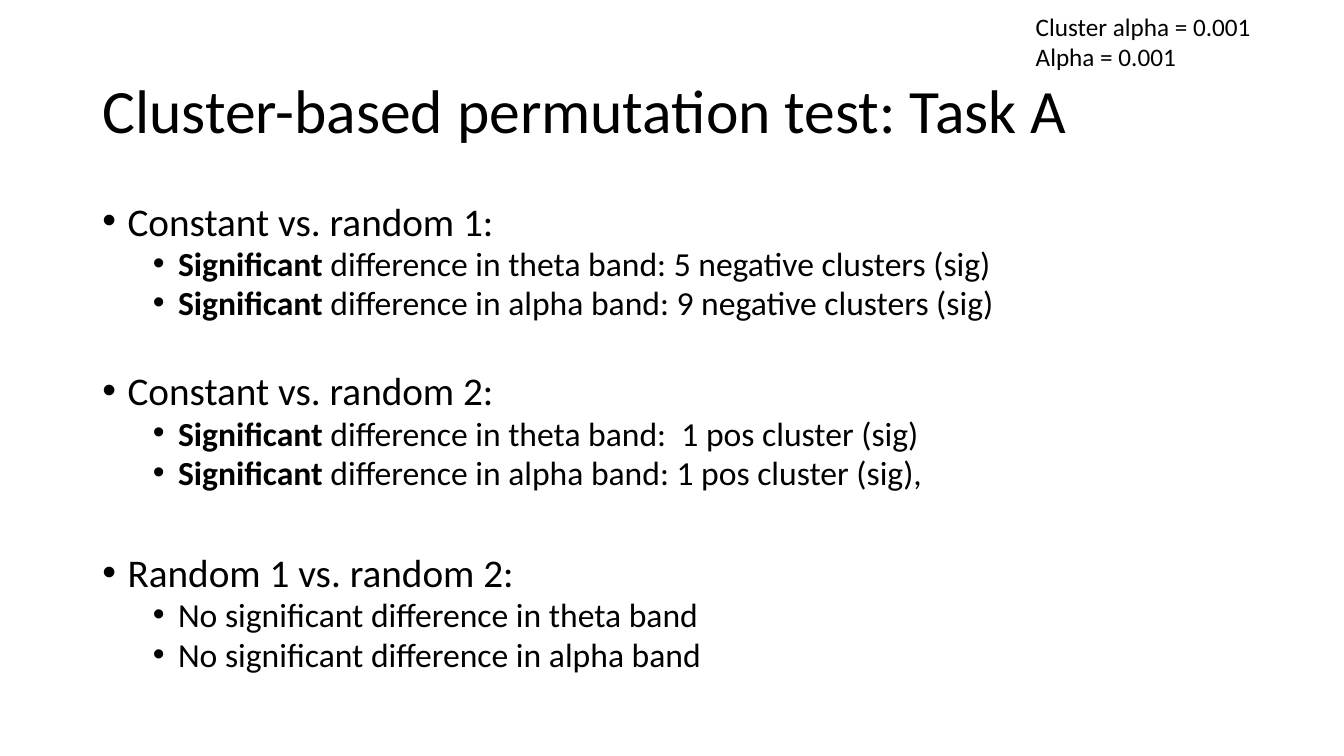
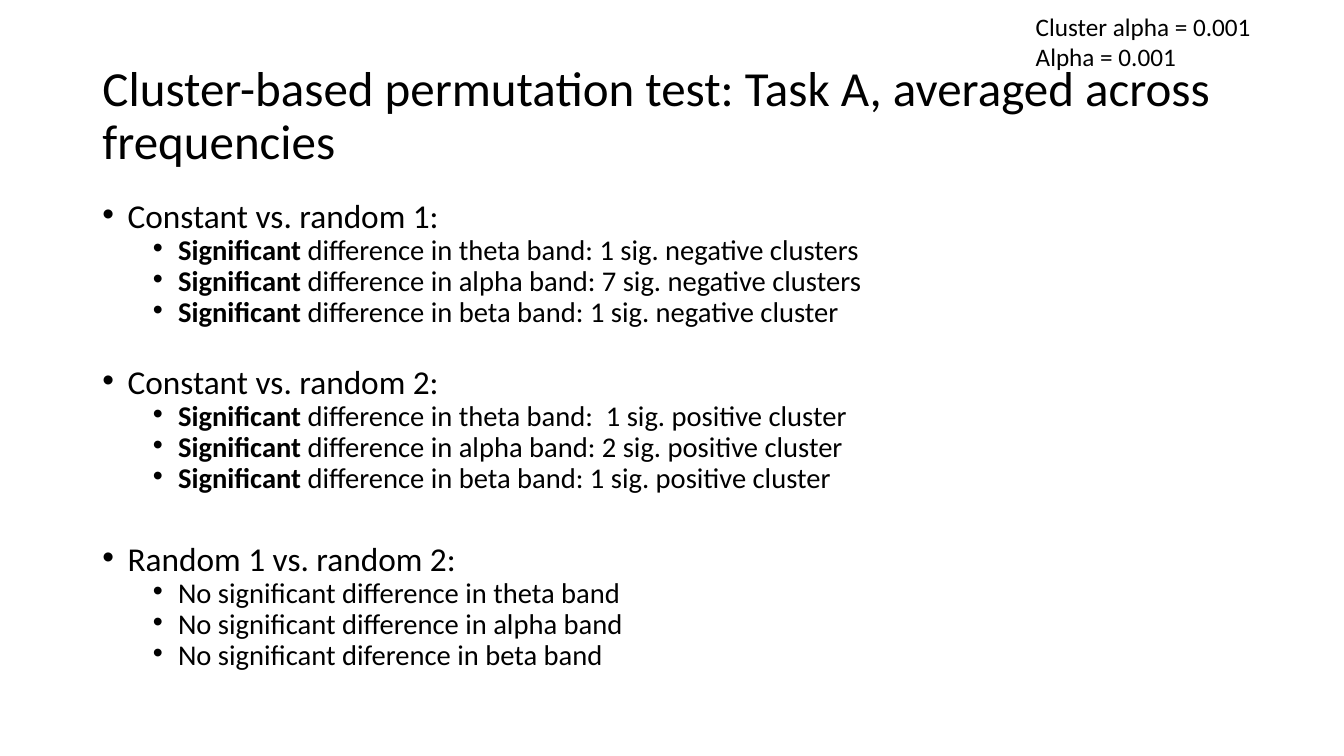
Before and after one commit to SaWilk/Emulation-Data-Analysis, a slide deck: slide 11 of 220826_update_dataanalyses.pptx. Drawn at 1344x756 pixels with LibreOffice and Linux fonts; fonts in the diff are those of the drawing. Boxes give left, top, right and bottom in pixels: in the first picture for what was removed or moved away, otherwise in the second. Text is boxed around its words. In the diff, an @@ line names an element or a change of style, - is before the commit and + after.

```diff
--- a/220826_update_dataanalyses.pptx
+++ b/220826_update_dataanalyses.pptx
@@ title at <box>102,66,1210,167</box>: text changed; size 44 to 35 pt @@
-Cluster-based permutation test: Task A
+Cluster-based permutation test: Task A, averaged across frequencies
@@ text at <box>128,205,623,639</box>: size 28 to 23.8 pt in "Constant vs. random 1:", "Constant vs. random 2:", "Random 1 vs. random 2:"; size 24 to 20.4 pt in "No significant difference in theta band", "No significant difference in alpha band"; line spacing 0.8 to 0.7 @@
@@ text at <box>178,240,861,327</box>: text changed; size 24 to 20.4 pt @@
-  • Significant difference in theta band: 5 negative clusters (sig)
-  • Significant difference in alpha band: 9 negative clusters (sig)
+  • Significant difference in theta band: 1 sig. negative clusters
+  • Significant difference in alpha band: 7 sig. negative clusters
+  • Significant difference in beta band: 1 sig. negative cluster
@@ text at <box>178,406,847,493</box>: text changed; size 24 to 20.4 pt @@
-  • Significant difference in theta band: 1 pos cluster (sig)
-  • Significant difference in alpha band: 1 pos cluster (sig),
+  • Significant difference in theta band: 1 sig. positive cluster
+  • Significant difference in alpha band: 2 sig. positive cluster
+  • Significant difference in beta band: 1 sig. positive cluster
@@ text at <box>178,645,603,670</box>: paragraph added @@
+  • No significant diference in beta band
```
Also in this commit, not shown: 1 other slide changed, 3 slides added, 5 other files.
